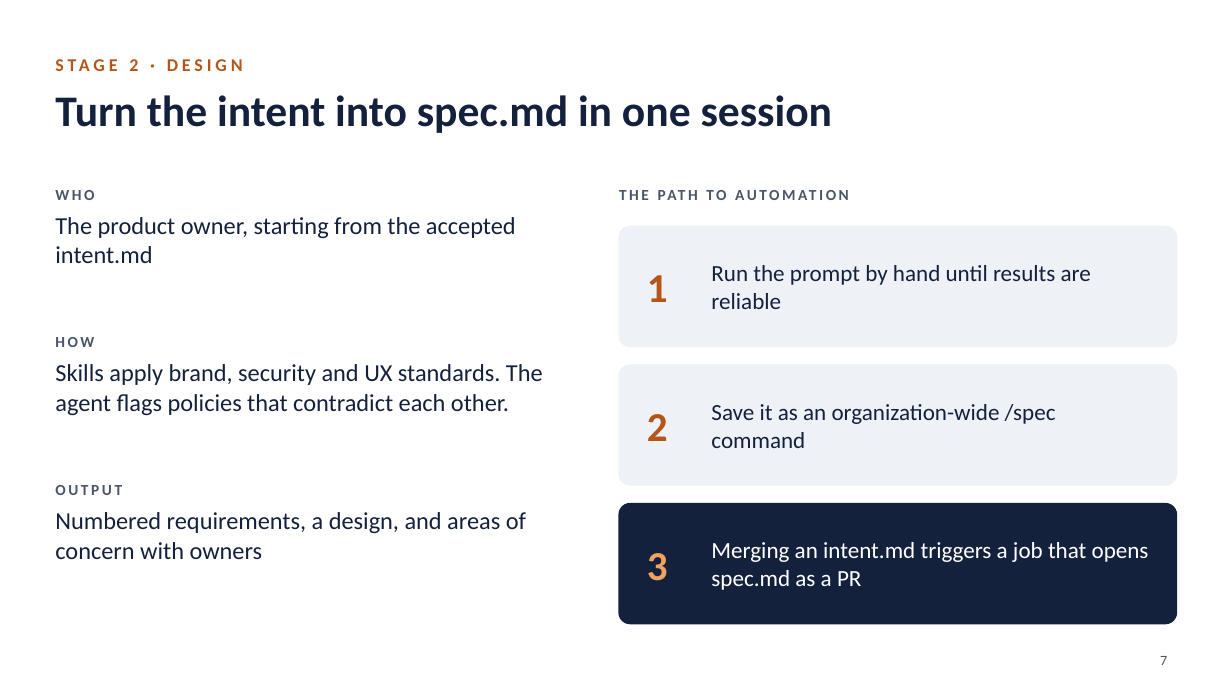
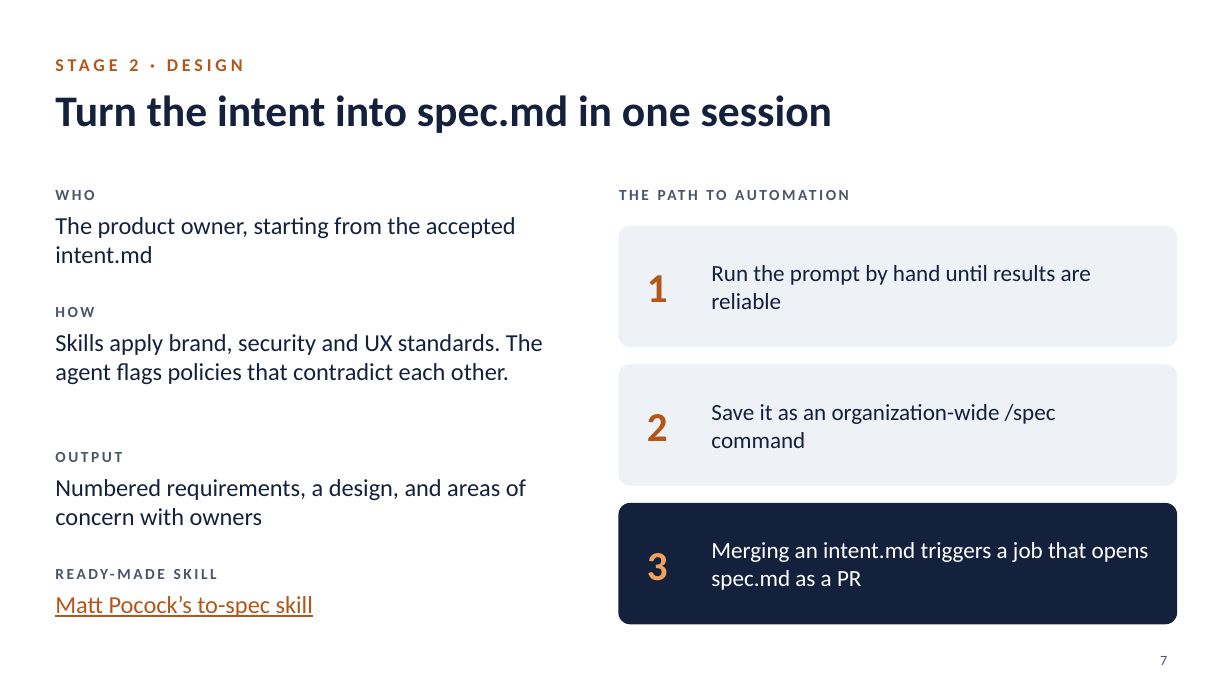
Before and after one commit to coderdark/AI-Native-SDLC, a slide deck: slide 7 of AI-Native-SDLC.pptx. Drawn at 1232x693 pixels with LibreOffice and Linux fonts; fonts in the diff are those of the drawing. Boxes give left, top, right and bottom in pixels: in the first picture for what was removed or moved away, otherwise in the second. Text is boxed around its words. In the diff, an @@ line names an element or a change of style, - is before the commit and + after.

```diff
--- a/AI-Native-SDLC.pptx
+++ b/AI-Native-SDLC.pptx
@@ text "HOW" moved from (x1=55, y1=337, x2=94, y2=347) to (x1=55, y1=307, x2=94, y2=317) @@
@@ text "Skills apply brand, security and ..." moved from (x1=55, y1=364, x2=543, y2=416) to (x1=55, y1=334, x2=543, y2=385) @@
@@ text "OUTPUT" moved from (x1=55, y1=485, x2=122, y2=495) to (x1=55, y1=452, x2=122, y2=462) @@
@@ text "Numbered requirements, a design, and ..." moved from (x1=55, y1=512, x2=526, y2=559) to (x1=55, y1=479, x2=526, y2=525) @@
@@ text added at (x1=55, y1=560, x2=573, y2=588), 12 pt, text #4A5568, bold @@
+READY-MADE SKILL
@@ text added at (x1=55, y1=596, x2=313, y2=617), 19 pt, text #B4561A, underline @@
+Matt Pocock’s to-spec skill
```
Also in this commit, not shown: 3 other slides changed, 2 slides added, 1 slide removed.
